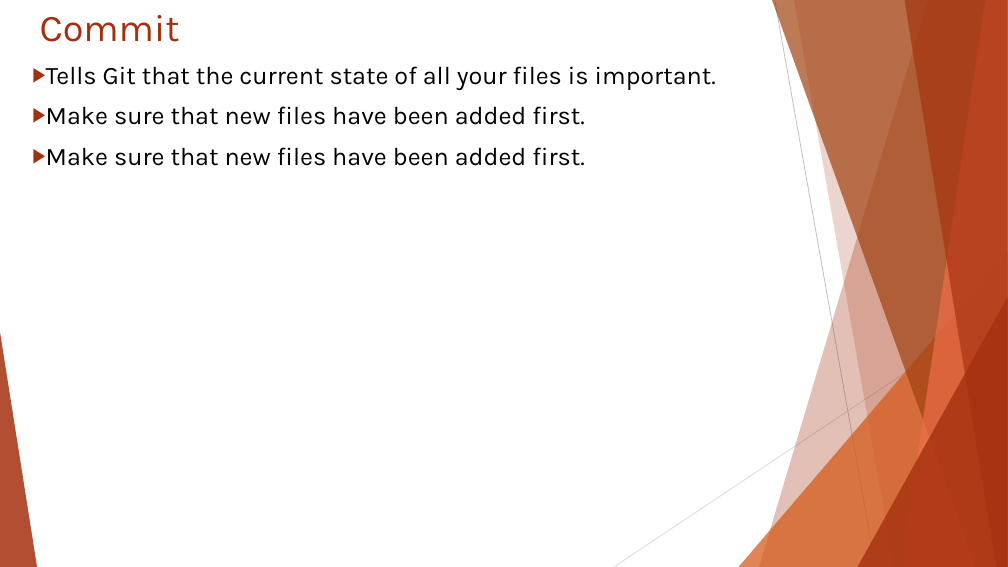
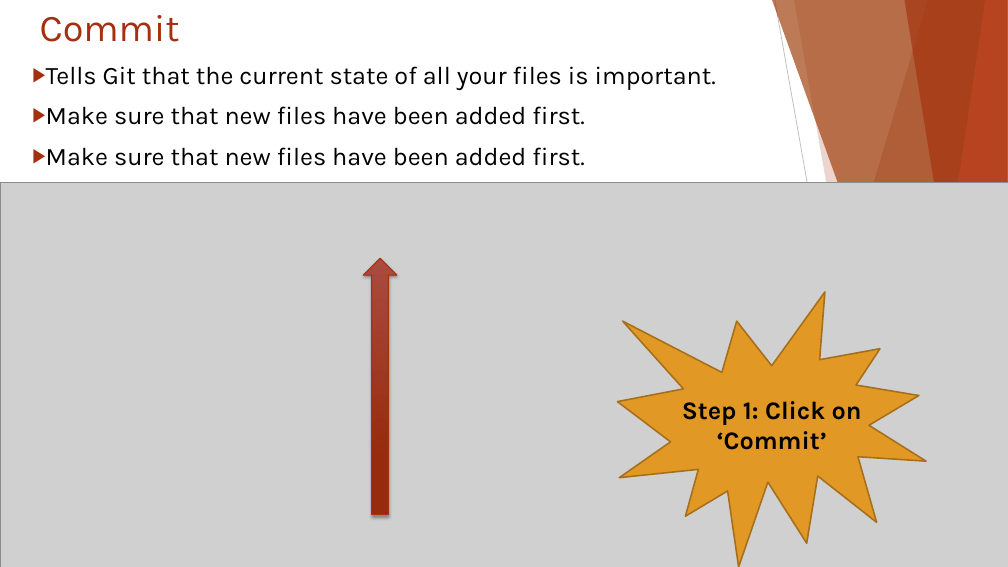
Before and after one commit to ICI3D/Sandbox, a slide deck: slide 11 of IntroToGitHub&SmartGit-v3.1.pptx (slide 9 before the commit). Drawn at 1008x567 pixels with LibreOffice and Linux fonts; fonts in the diff are those of the drawing; grey boxes stand for pictures. Boxes give left, top, right and bottom in pixels: in the first picture for what was removed or moved away, otherwise in the second. Text is boxed around its words. In the diff, an @@ line names an element or a change of style, - is before the commit and + after.

Commit message:
Updated slides

```diff
--- a/IntroToGitHub&SmartGit-v3.1.pptx
+++ b/IntroToGitHub&SmartGit-v3.1.pptx
@@ picture added at (x1=0, y1=182, x2=1008, y2=567) @@
@@ up arrow added at (x1=364, y1=259, x2=397, y2=515), fill gradient #AA4B40 to #972C0E, outline #A5300F 1 pt @@
@@ irregular seal added at (x1=618, y1=292, x2=926, y2=567), fill #E19825, outline #A6701B 1.5 pt @@
@@ text added at (x1=682, y1=401, x2=862, y2=450), 24 pt, text #000000, bold @@
+Step 1: Click on ‘Commit’
```
Also in this commit, not shown: 7 slides added, 3 slides removed, 1 other file.
